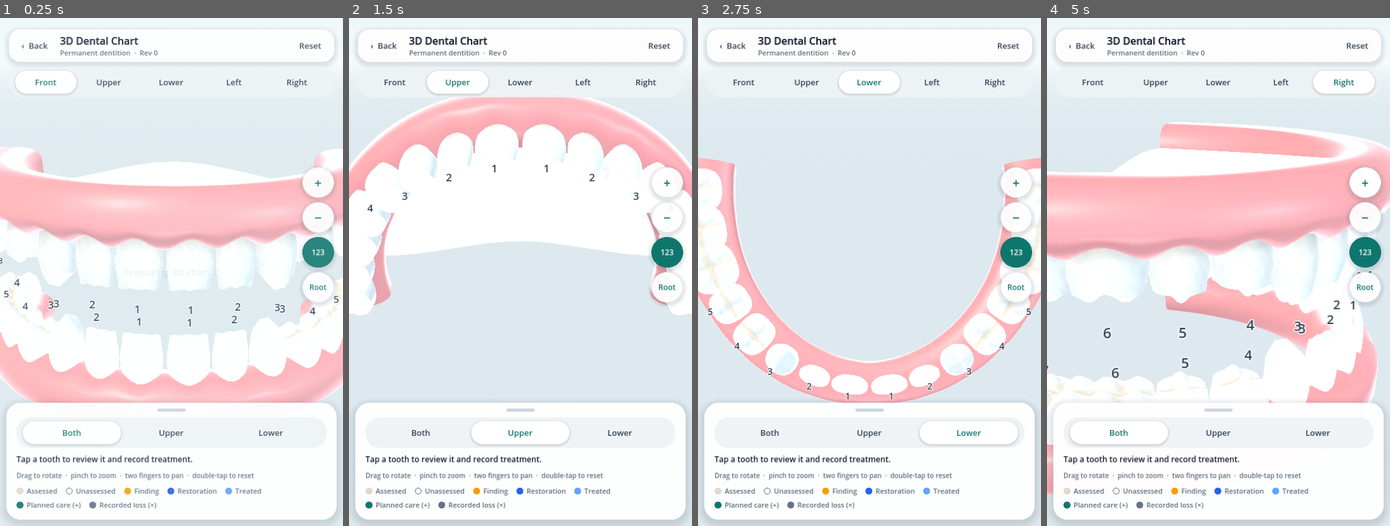
Above: before the commit, frames 1-4 (left to right).
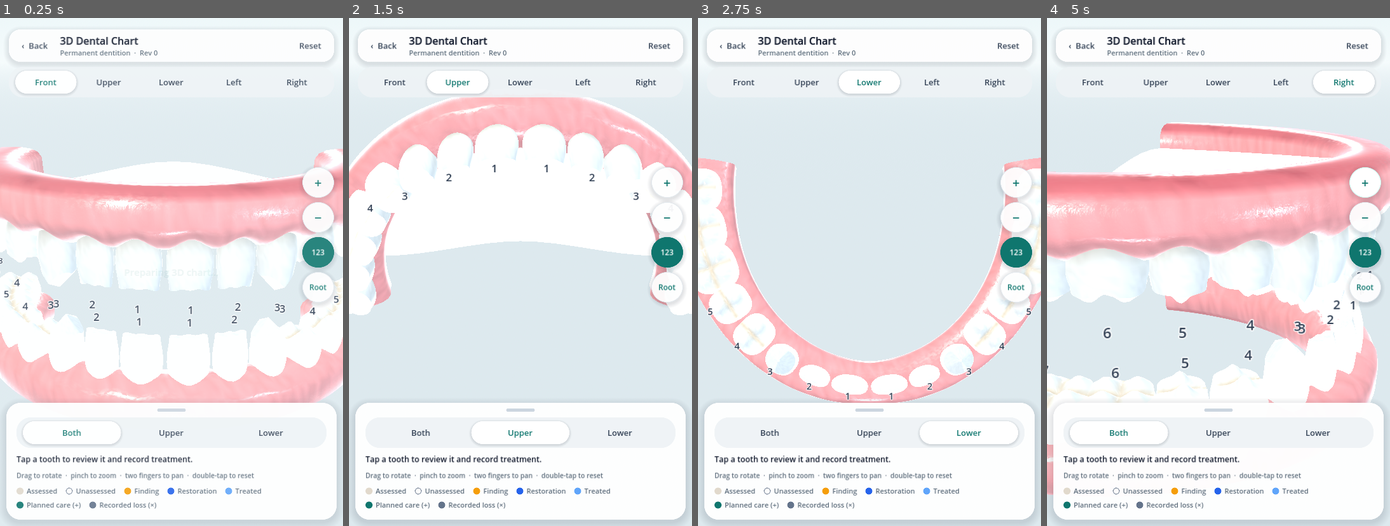
Above: after the commit, the same moments.

Repository: arifincsebuet/Dental
Game: Godot game, scene res://chart.tscn
The game is run twice, just before and just after one commit, with the same random seed, the same clock (stepped at 60 frames per second) and the same inputs.
Inputs:
- Up to frame 1 (0.25 s): no input
- Up to frame 2 (1.5 s): click "Front" at 0.5 s; click "Upper" at 1.25 s
- Up to frame 3 (2.75 s): click "Lower" at 2 s
- Up to frame 4 (5 s): click "Left" at 2.75 s; click "Right" at 3.5 s; click "+" at 4.25 s

The runs differ from the first frame. In frame 1, 3.3% of the frame differs, in the area x 0-100%, y 25-76%; in frame 2, 0.1%; in frame 3, 0.1%; in frame 4, 5.4%, in the area x 0-100%, y 20-88%.

Commit message:
Add realistic gum texture to both 3D views
- Shared gingiva colour zones: lighter marginal gingiva, dark sulcus
  line, coral stippled attached gingiva, mucogingival junction into
  deeper red alveolar mucosa with fine vessel streaks; palatal rugae
  (geometry + tint).
- Godot: cellular-noise stippling normal map and gloss texture on the
  gingiva; gum/palate UVs.
- Profile preview: per-vertex gloss (matte stippled attached gum, shiny
  mucosa and palate), denser gum mesh for the detail.

Co-Authored-By: Claude Opus 5.5 <noreply@anthropic.com>
Claude-Session: https://claude.ai/code/session_01Hf5KScD2RRBUtHr6xsqV5h

Diff:
--- a/app/src/main/assets/chart.gd
+++ b/app/src/main/assets/chart.gd
@@ -34,7 +34,11 @@
 const TREATED := Color("60a5fa")
 const GUM_DEEP := Color("d4848b")
 const SULCUS := Color("c46d75")
-const PALATE := Color("e3a0a5")
+const PALATE := Color("e9aaaf")
+const MUCOSA := Color("c8606b")
+const MARGIN := Color("f2aeb2")
+const VESSEL := Color("a3424f")
+const RUGA := Color("edb3b7")
 const CEMENTUM := Color("e6d2a8")
 const APEX := Color("c9ad7c")
 const FISSURE := Color("c4a57a")
@@ -479,6 +483,7 @@
 			var vertices: Array[Vector3] = []
 			var normals: Array[Vector3] = []
 			var colors: Array[Color] = []
+			var uvs: Array[Vector2] = []
 			for point in [Vector2(section, ring), Vector2(section + 1, ring), Vector2(section, ring + 1), Vector2(section + 1, ring + 1)]:
 				var angle: float = -1.70 + point.x / float(sections) * 3.40
 				var cross_angle: float = point.y / float(rings) * TAU
@@ -498,9 +503,11 @@
 				var offset := outward * (cs * radius_x + inner) + Vector3.UP * (sn * radius_y * stretch - up * reach)
 				vertices.append(center + offset)
 				normals.append((outward * cs / radius_x + Vector3.UP * sn / (radius_y * stretch)).normalized())
-				colors.append(GUM.lerp(GUM_DEEP, max(0.0, sin(cross_angle) * up) * 0.6).lerp(SULCUS, 0.35 * pow(toward_teeth, 4.0)))
+				colors.append(gum_color(toward_teeth, max(0.0, sin(cross_angle) * up), angle, cross_angle, center + offset))
+				uvs.append(Vector2(angle * 8.0, cross_angle * 1.5))
 			for index in [0, 2, 1, 1, 2, 3]:
 				tool.set_color(colors[index])
+				tool.set_uv(uvs[index])
 				tool.set_normal(normals[index])
 				tool.add_vertex(vertices[index])
 	if up > 0.0: add_palate(tool, center_y, factor, shift, wide)
@@ -509,6 +516,7 @@
 	mesh.mesh = tool.commit()
 	var gum_material := mat(Color.WHITE, 0.45)
 	gum_material.vertex_color_use_as_albedo = true
+	apply_gum_texture(gum_material)
 	gum_material.rim = 0.35
 	gum_material.rim_tint = 0.2
 	mesh.material_override = gum_material
@@ -516,6 +524,53 @@
 	return mesh
 
 ## Domed palate closing the upper arch (visible in the upper occlusal view).
+## Gingiva colour zones (shared with the profile preview):
+## marginal gingiva lighter at the tooth, coral stippled attached gingiva, a mucogingival junction into
+## deeper red, shinier alveolar mucosa with fine vessels, and a dark sulcus line at the very edge.
+func gum_color(toward: float, apical: float, angle: float, cross_angle: float, p: Vector3) -> Color:
+	var c := GUM.lerp(MUCOSA, smoothstep(0.35, 0.75, apical))
+	c = c.lerp(MARGIN, 0.5 * smoothstep(0.55, 0.9, toward))
+	c = c.lerp(SULCUS, 0.35 * pow(toward, 6.0))
+	var mucosa := smoothstep(0.45, 0.85, apical)
+	var vessel := pow(0.5 + 0.5 * sin(angle * 11.0 + 2.2 * sin(cross_angle * 3.0 + angle * 4.0)), 10.0)
+	c = c.lerp(VESSEL, 0.55 * mucosa * vessel)
+	var n := fposmod(sin(p.x * 12.9898 + p.y * 78.233 + p.z * 37.719) * 43758.5453, 1.0)
+	var f := 1.0 + (n - 0.5) * 0.10 * (1.0 - mucosa)
+	return Color(c.r * f, c.g * f, c.b * f, 1.0)
+
+## Transverse palatal rugae near the front of the palate (0 → 1 ridge strength).
+func ruga(angle: float, t: float) -> float:
+	return pow(max(0.0, sin(t * PI * 6.0)), 2.0) * clampf(1.0 - abs(angle) / 0.75, 0.0, 1.0) * sin(t * PI)
+
+## Stippled ("orange-peel") attached gingiva and varying gloss, as procedural textures. Generated once.
+var gum_normal: NoiseTexture2D
+var gum_roughness: NoiseTexture2D
+func apply_gum_texture(material: StandardMaterial3D) -> void:
+	if gum_normal == null:
+		var stipple := FastNoiseLite.new()
+		stipple.noise_type = FastNoiseLite.TYPE_CELLULAR
+		stipple.cellular_return_type = FastNoiseLite.RETURN_DISTANCE
+		stipple.frequency = 0.09
+		gum_normal = NoiseTexture2D.new()
+		gum_normal.width = 256
+		gum_normal.height = 256
+		gum_normal.seamless = true
+		gum_normal.as_normal_map = true
+		gum_normal.bump_strength = 2.2
+		gum_normal.noise = stipple
+		var sheen := FastNoiseLite.new()
+		sheen.frequency = 0.03
+		gum_roughness = NoiseTexture2D.new()
+		gum_roughness.width = 128
+		gum_roughness.height = 128
+		gum_roughness.seamless = true
+		gum_roughness.noise = sheen
+	material.normal_enabled = true
+	material.normal_texture = gum_normal
+	material.normal_scale = 0.45
+	material.roughness_texture = gum_roughness
+	material.roughness = 0.55
+
 func add_palate(tool: SurfaceTool, center_y: float, factor: float, shift: float, wide: bool) -> void:
 	var sections := 70
 	var rows := 8
@@ -524,6 +579,8 @@
 	for section in range(sections):
 		for row in range(rows):
 			var quad: Array[Vector3] = []
+			var tints: Array[Color] = []
+			var uvs: Array[Vector2] = []
 			for point in [Vector2(section, row), Vector2(section + 1, row), Vector2(section, row + 1), Vector2(section + 1, row + 1)]:
 				var angle: float = -1.35 + point.x / float(sections) * 2.70
 				var t: float = point.y / float(rows)
@@ -532,10 +589,14 @@
 				var lingual := Vector3(sin(angle) * ARCH_A * factor, center_y, (cos(angle) * ARCH_B - ARCH_SHIFT) * factor + shift) + outward * (-radius_x + (-0.20 * factor if wide else 0.0))
 				var middle := Vector3(0, peak, lingual.z)
 				var p := lingual.lerp(middle, t)
-				p.y = lerpf(center_y, peak, t * t * (3.0 - 2.0 * t))
+				var r := ruga(angle, t)
+				p.y = lerpf(center_y, peak, t * t * (3.0 - 2.0 * t)) - 0.05 * factor * r
 				quad.append(p)
+				tints.append(PALATE.lerp(RUGA, 0.55 * r))
+				uvs.append(Vector2(angle * 6.0, t * 3.0))
 			for index in [0, 2, 1, 1, 2, 3]:
-				tool.set_color(PALATE)
+				tool.set_color(tints[index])
+				tool.set_uv(uvs[index])
 				tool.set_normal(Vector3.DOWN)
 				tool.add_vertex(quad[index])
 
Not shown, changed: IMPLEMENTATION.md
Not shown, changed: app/src/main/java/com/spala/dental/Teeth3DView.kt
